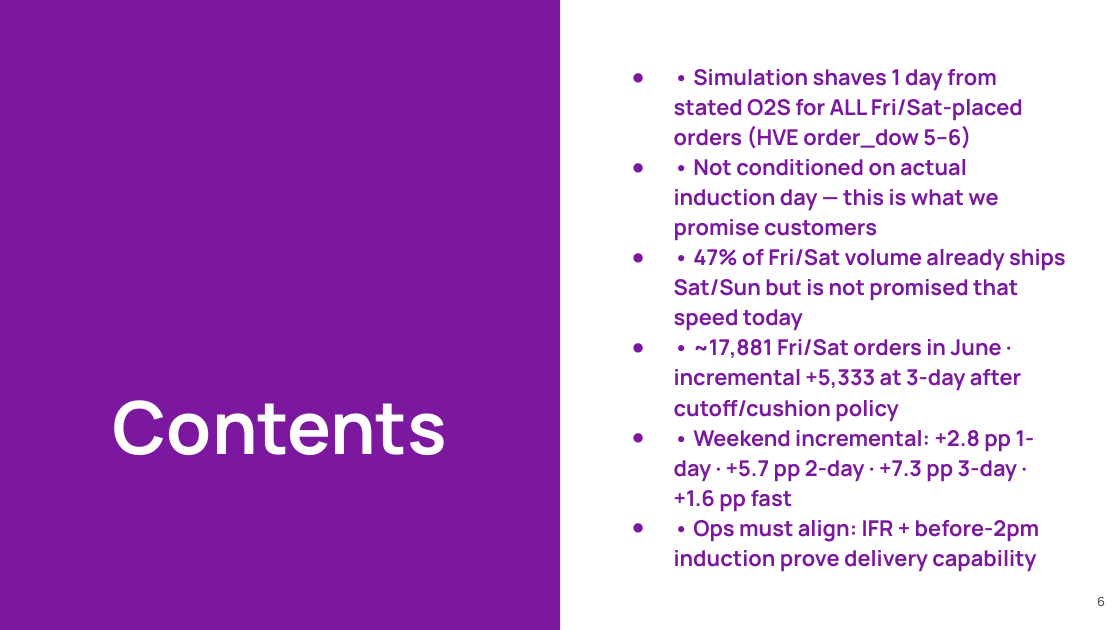
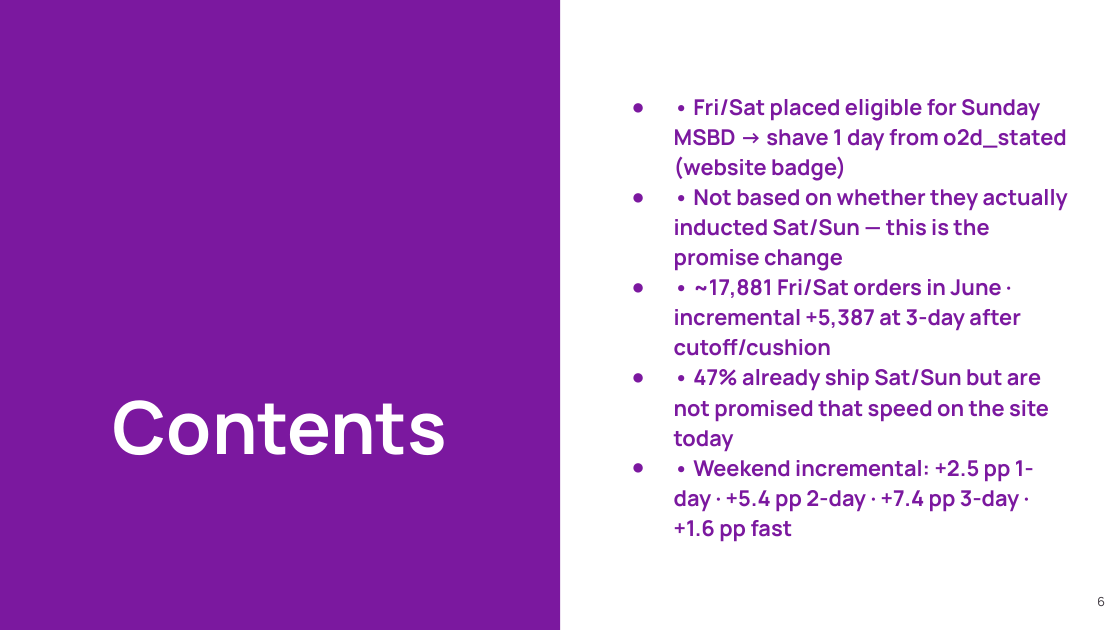
Before and after one commit to et844p/O2S, a slide deck: slide 6 of output/safavieh/Safavieh_CEO_June_MSBD.pptx. Drawn at 1120x630 pixels with LibreOffice and Linux fonts; fonts in the diff are those of the drawing; background and template pictures are left out. Boxes give left, top, right and bottom in pixels: in the first picture for what was removed or moved away, otherwise in the second. Text is boxed around its words. In the diff, an @@ line names an element or a change of style, - is before the commit and + after.

```diff
--- a/output/safavieh/Safavieh_CEO_June_MSBD.pptx
+++ b/output/safavieh/Safavieh_CEO_June_MSBD.pptx
@@ text at (674,99,1068,542): text changed @@
-● • Simulation shaves 1 day from stated O2S for ALL Fri/Sat-placed orders (HVE order_dow 5–6)
-● • Not conditioned on actual induction day — this is what we promise customers
-● • 47% of Fri/Sat volume already ships Sat/Sun but is not promised that speed today
-● • ~17,881 Fri/Sat orders in June · incremental +5,333 at 3-day after cutoff/cushion policy
-● • Weekend incremental: +2.8 pp 1-day · +5.7 pp 2-day · +7.3 pp 3-day · +1.6 pp fast
-● • Ops must align: IFR + before-2pm induction prove delivery capability
+● • Fri/Sat placed eligible for Sunday MSBD → shave 1 day from o2d_stated (website badge)
+● • Not based on whether they actually inducted Sat/Sun — this is the promise change
+● • ~17,881 Fri/Sat orders in June · incremental +5,387 at 3-day after cutoff/cushion
+● • 47% already ship Sat/Sun but are not promised that speed on the site today
+● • Weekend incremental: +2.5 pp 1-day · +5.4 pp 2-day · +7.4 pp 3-day · +1.6 pp fast
```
Also in this commit, not shown: 2 other slides changed, 12 other files.
